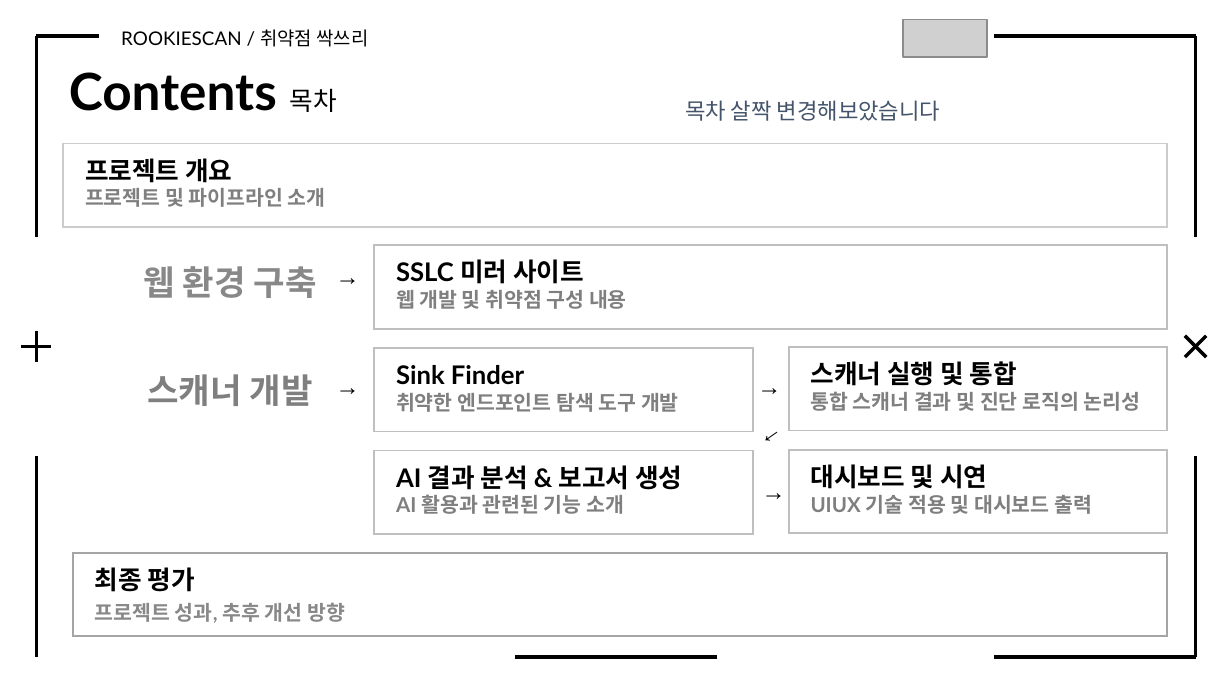
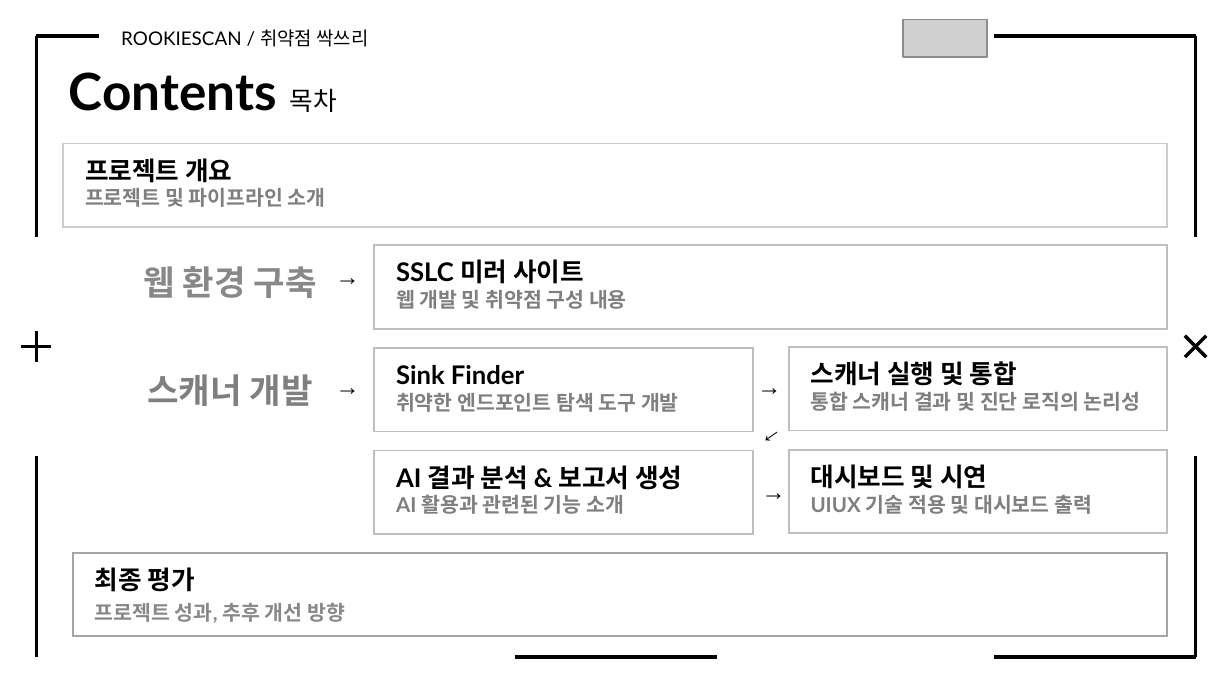
Before and after one commit to Rookies-34-3/Automatic-scanner-tool, a slide deck: slide 2 of 프로젝트 결과보고서_취약점 싹쓰리.pptx. Drawn at 1232x693 pixels with LibreOffice and Linux fonts; fonts in the diff are those of the drawing; grey boxes stand for pictures. Boxes give left, top, right and bottom in pixels: in the first picture for what was removed or moved away, otherwise in the second. Text is boxed around its words. In the diff, an @@ line names an element or a change of style, - is before the commit and + after.

```diff
--- a/프로젝트 결과보고서_취약점 싹쓰리.pptx
+++ b/프로젝트 결과보고서_취약점 싹쓰리.pptx
@@ text removed at (685,100,940,121) @@
-목차 살짝 변경해보았습니다
```
Also in this commit, not shown: 4 other slides changed.
